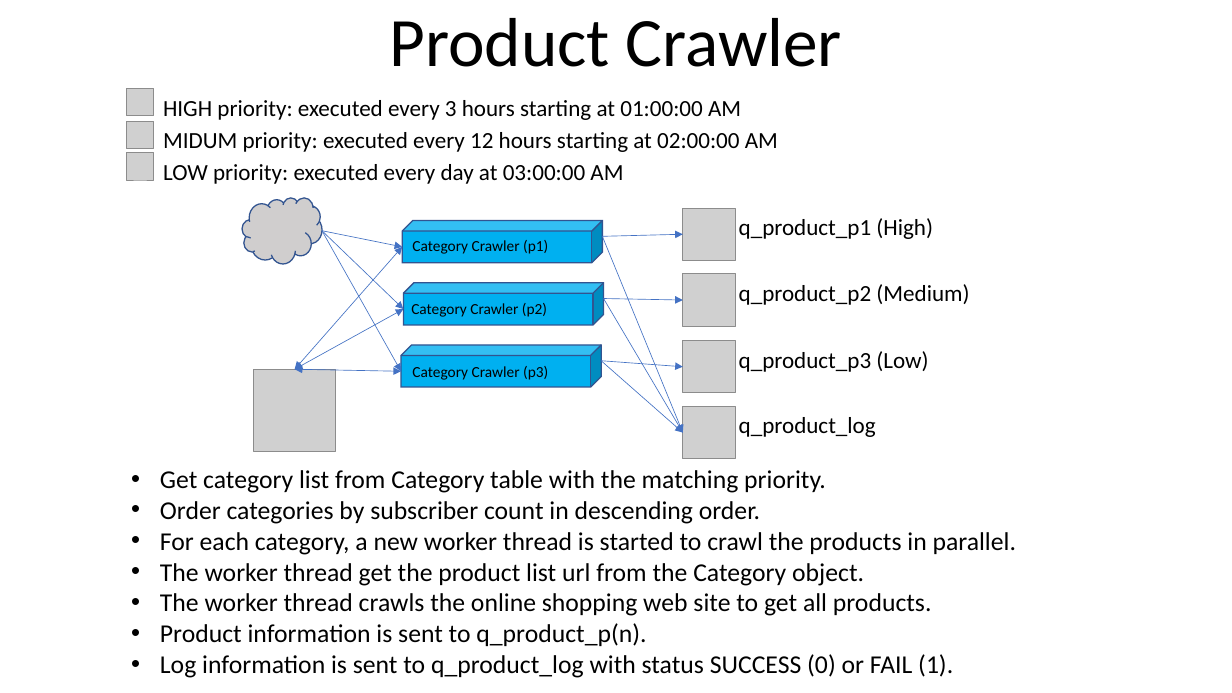
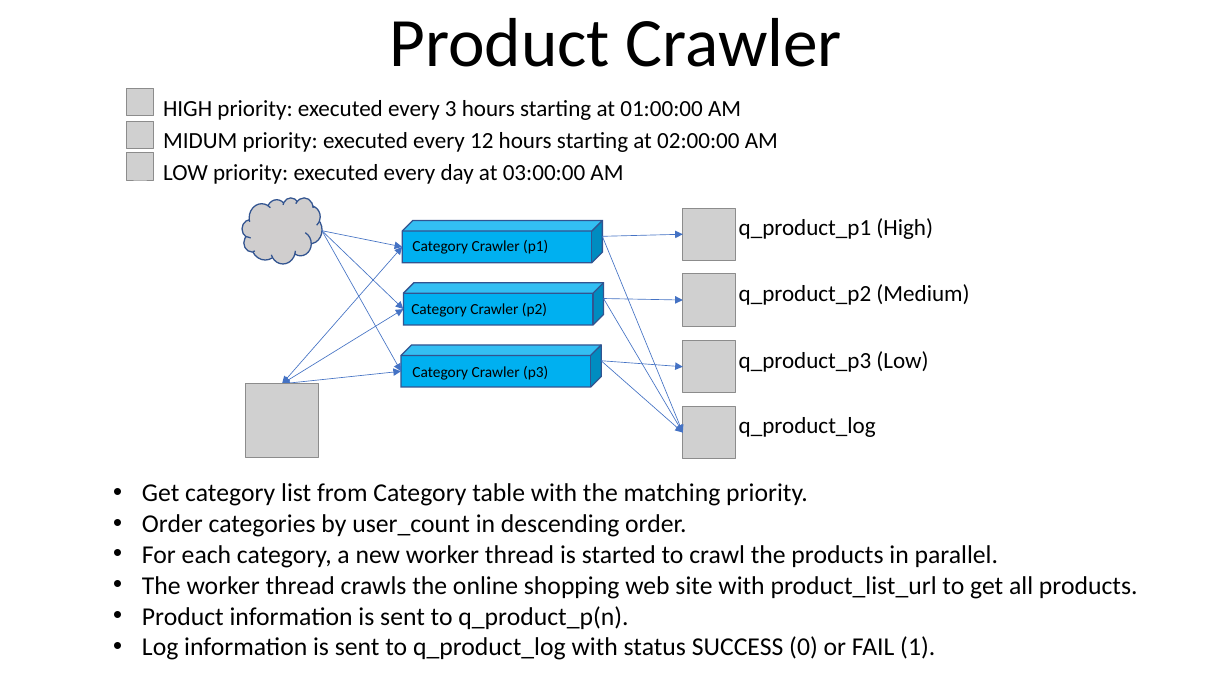
Before and after one commit to youhusky/price-monitoring-system, a slide deck: slide 6 of PriceMonitoringDesign.pptx (slide 4 before the commit). Drawn at 1232x693 pixels with LibreOffice and Linux fonts; fonts in the diff are those of the drawing; grey boxes stand for pictures. Boxes give left, top, right and bottom in pixels: in the first picture for what was removed or moved away, otherwise in the second. Text is boxed around its words. In the diff, an @@ line names an element or a change of style, - is before the commit and + after.

```diff
--- a/PriceMonitoringDesign.pptx
+++ b/PriceMonitoringDesign.pptx
@@ double arrow moved from (402, 247) - (295, 370) to (402, 247) - (282, 384) @@
@@ double arrow moved from (404, 310) - (295, 370) to (404, 310) - (282, 384) @@
@@ picture: place and size @@
-picture at (254, 370, 336, 452)
+picture at (246, 384, 319, 457)
@@ double arrow moved from (401, 372) - (295, 370) to (401, 372) - (282, 384) @@
@@ text "Get category list from Category ...": place and size @@
-text "Get category list from Category ..." at (160, 470, 1016, 678)
+text "Get category list from Category ..." at (142, 483, 1138, 660)
@@ text at (142, 514, 686, 537): text changed @@
-• Order categories by subscriber count in descending order.
+• Order categories by user_count in descending order.
@@ text at (142, 576, 1138, 599): text changed @@
-• The worker thread get the product list url from the Category object.
-• The worker thread crawls the online shopping web site to get all products.
+• The worker thread crawls the online shopping web site with product_list_url to get all products.
```
Also in this commit, not shown: 8 other slides changed, 1 slide added, 3 other files.
